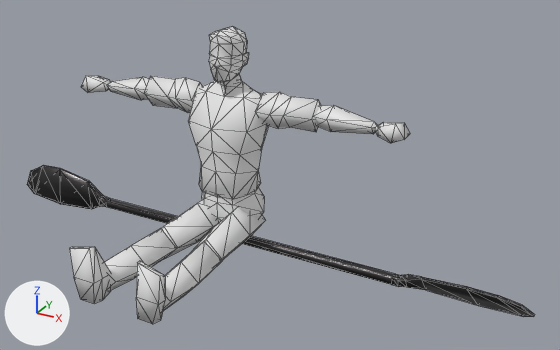
The glTF model models/character_anims.glb as it was, and as the next commit left it.
Camera for both pictures: a camera (50 mm lens) standing at (1.91, -2.98, 1.9) and looking at (0.38, -0.2, 0.5). Lighting does not change. The marker at lower left points along +X, +Y and +Z. Mesh edges are drawn as thin lines. Where no turn or scale is listed for an object, it has been applied to the vertices. Vertices at the same position are counted once.

In view in the first picture: 'Remo', 'arm.hi.l_Cube.001', 'arm.hi.r_Cube.014', 'arm.lo.l_Cube.003', 'arm.lo.r_Cube.013', 'body_Cube', 'body_Cube.001', 'foot.l_Cube.006', 'foot.r_Cube.007', 'hand.l_Cube.004', 'hand.r_Cube.015', 'head_Cube.016', 'hips_Cube.002', 'leg.hi.l_Cube.005', 'leg.hi.r_Cube.010', 'leg.lo.l_Cube.011', 'leg.lo.r_Cube.008'.
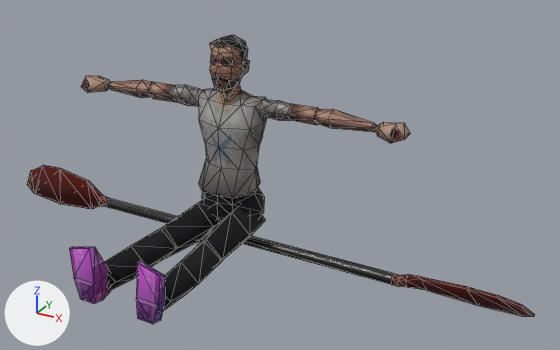
Changed parts and their boxes [x1, y1, x2, y2] in the pictures (560 x 350 px):
'body_Cube', surface changed, reshaped, turned: before [188, 81, 268, 199]; after [198, 88, 267, 198]
'head_Cube.016', surface changed, moved (grey to brown): before [209, 26, 249, 82]; after [210, 35, 250, 91]
'leg.lo.r_Cube.008', surface changed (grey to black): [104, 228, 177, 290] in both
'arm.hi.l_Cube.001', surface changed, mesh rescaled (7% narrower, 34% shorter): before [255, 92, 321, 132]; after [258, 99, 319, 125]
'leg.lo.l_Cube.011', surface changed (grey to black): [163, 241, 222, 311] in both
'foot.r_Cube.007', surface changed (grey to purple): [69, 247, 111, 304] in both
'leg.hi.l_Cube.005', surface changed (grey to black): [191, 208, 265, 261] in both
'leg.hi.r_Cube.010', surface changed (white to black): [161, 200, 219, 259] in both
'arm.hi.r_Cube.014', surface changed, mesh rescaled (8% narrower, 34% shorter): before [144, 76, 203, 113]; after [148, 82, 202, 106]
'foot.l_Cube.006', surface changed (grey to purple): [136, 261, 165, 324] in both
'arm.lo.l_Cube.003', surface changed: [314, 105, 378, 134] in both
'hips_Cube.002', surface changed (grey to black): [202, 187, 264, 222] in both
'arm.lo.r_Cube.013', surface changed: [107, 77, 152, 100] in both
'hand.l_Cube.004', surface changed (grey to beige): [375, 122, 410, 143] in both
'hand.r_Cube.015', surface changed (white to beige): [81, 76, 110, 93] in both
'body_Cube.001', surface changed: [219, 73, 243, 100] in both
part 1 of me_cube_016, recoloured (grey to red): [27, 165, 534, 317] in both

The change in detail:
Picture 'texmap' (img_texmap) is new.
In material 'Material.001' (mat_material_001), base_color is no longer (0.8, 0.8, 0.8), white #e7e7e7.
In material 'Material.001' (mat_material_001), texture is now set to img_texmap.
In material 'Material.001' (mat_material_001), roughness goes from 0.526 to 1.0.
Material 'Paddleb' (mat_paddleb) is new.
Its base color is (0.0854, 0.00274, 0.0) (dark red #520900).
Its roughness is 1.0.
me_cube_016 has 52 vertices, 100 faces and spans x -1.45..1.51, y -0.08..0.08, z -0.09..0.14.
me_cube_016 is used by ob_remo; location (0.0, 0.0, 0.0).
me_cube_016 part 1: 92 faces spanning x -1.45..1.51, y -0.08..0.08, z -0.09..0.14 switch from mat_paddle (dark grey #535051) to mat_paddleb (dark red #520900).
me_arm_hi_r_cube_014 has 18 vertices, 32 faces and spans x -0.18..0.182, y -0.086..0.09, z -0.087..0.088.
me_arm_hi_r_cube_014 is used by ob_arm_hi_r_cube_014; location (-0.309, 0.006, 0.716).
me_arm_hi_r_cube_014 part 2: the whole mesh is scaled about the mesh origin by (1, 0.588, 0.588).
me_arm_hi_l_cube_001 has 18 vertices, 32 faces and spans x -0.181..0.18, y -0.087..0.089, z -0.089..0.086.
me_arm_hi_l_cube_001 is used by ob_arm_hi_l_cube_001; location (0.302, 0.006, 0.726).
me_arm_hi_l_cube_001 part 3: the whole mesh is scaled about the mesh origin by (1, 0.538, 0.538).
me_body_cube is used by ob_body_cube; location (0.0, -0.01, 0.585); rotation (1.571, 0.0, 0.0), in degrees (90, 0, 0); scale (0.659, 0.659, 0.659).
me_body_cube had 64 vertices, 124 faces and spanned x -0.298..0.298, y -0.512..0.432, z -0.201..0.251.
me_body_cube now has 64 vertices, 124 faces and spans x -0.262..0.262, y -0.512..0.358, z -0.206..0.215.
me_body_cube part 4: 49 of 64 vertices moved; they spanned x -0.298..0.298, y -0.259..0.432, z -0.201..0.251 and now span x -0.262..0.262, y -0.263..0.358, z -0.206..0.167; mean shift (0.0, -0.026, -0.01); largest move (-0.002, 0.371, 0.031) -> (-0.001, 0.277, 0.057).
Object 'head_Cube.016' (ob_head_cube_016) moves from (0.0, -0.01, 0.956) to (0.0, -0.006, 0.915).
Object 'body_Cube' (ob_body_cube) turns from (90, 0, 0) to (89, 0, 0) degrees about x, y and z.
